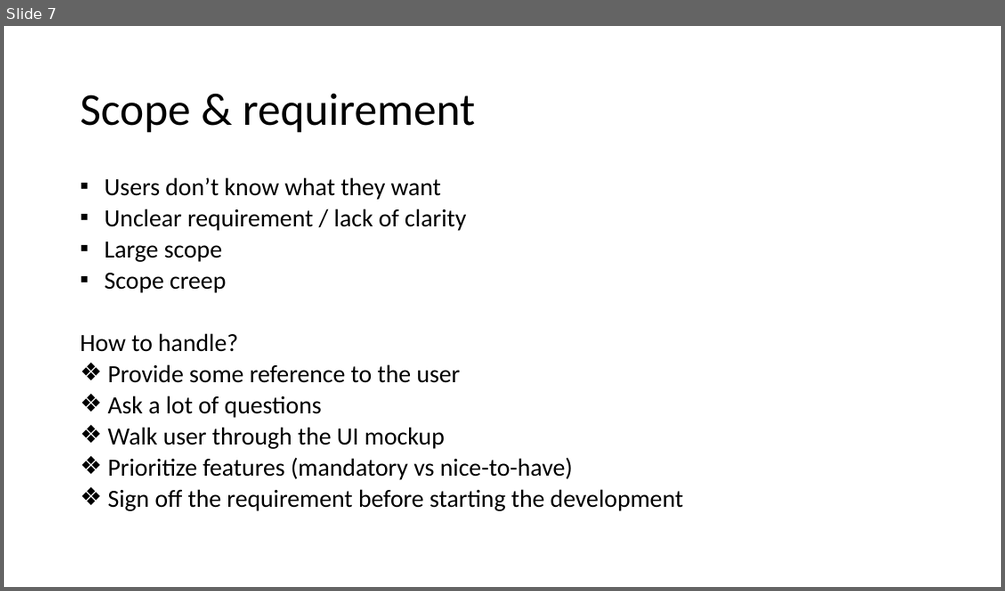
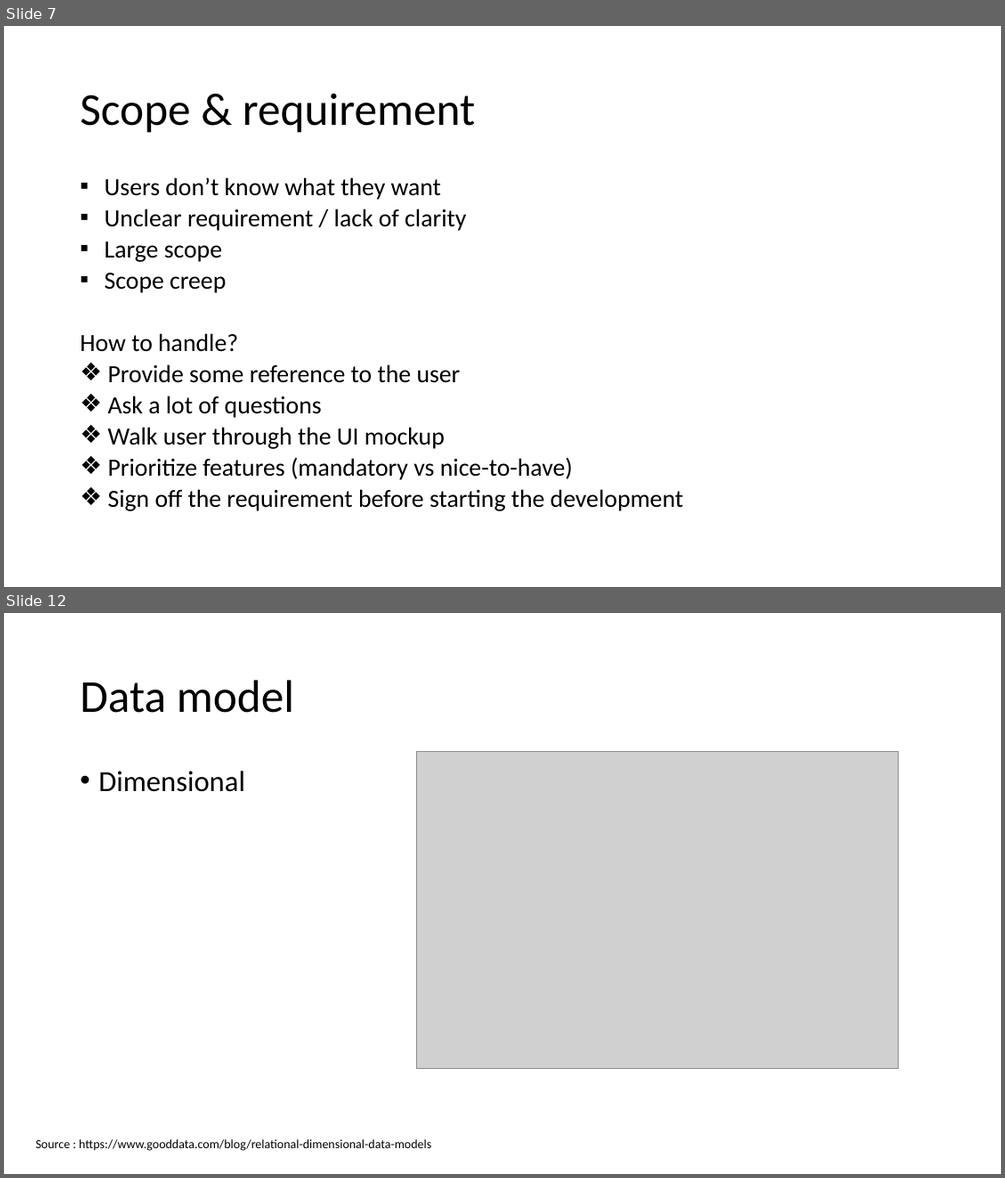
Before and after one commit to oyviktorisa/software-engineering-2023.1, a slide deck: Analisa Kebutuhan Perangkat Lunak.pptx. Shown one above the other, each under a label of ours: slide 7 before the commit, slides 7 and 12 after it; the slides between them are not shown. The pictures are 1005x591 and 1005x1178 pixels, drawn with LibreOffice and Linux fonts; fonts in the diff are those of the drawing; grey boxes stand for pictures. Boxes give left, top, right and bottom in pixels: in the first picture for what was removed or moved away, otherwise in the second. Text is boxed around its words. In the diff, an @@ line names an element or a change of style, - is before the commit and + after.

```diff
--- a/Analisa Kebutuhan Perangkat Lunak.pptx
+++ b/Analisa Kebutuhan Perangkat Lunak.pptx
@@ slide 12 added at [4,613,1001,1174], background #FFFFFF @@
@@ title added at [80,680,294,713], 44 pt, text #000000 @@
+Data model
@@ text added at [98,771,245,792], 28 pt, text #000000 @@
+• Dimensional
@@ picture added at [417,751,898,1068] @@
@@ text added at [36,1139,431,1151], 12 pt, text #000000 @@
+Source : https://www.gooddata.com/blog/relational-dimensional-data-models
```
Also in this commit, not shown: 1 slide changed, 3 other slides added, 1 other file.
